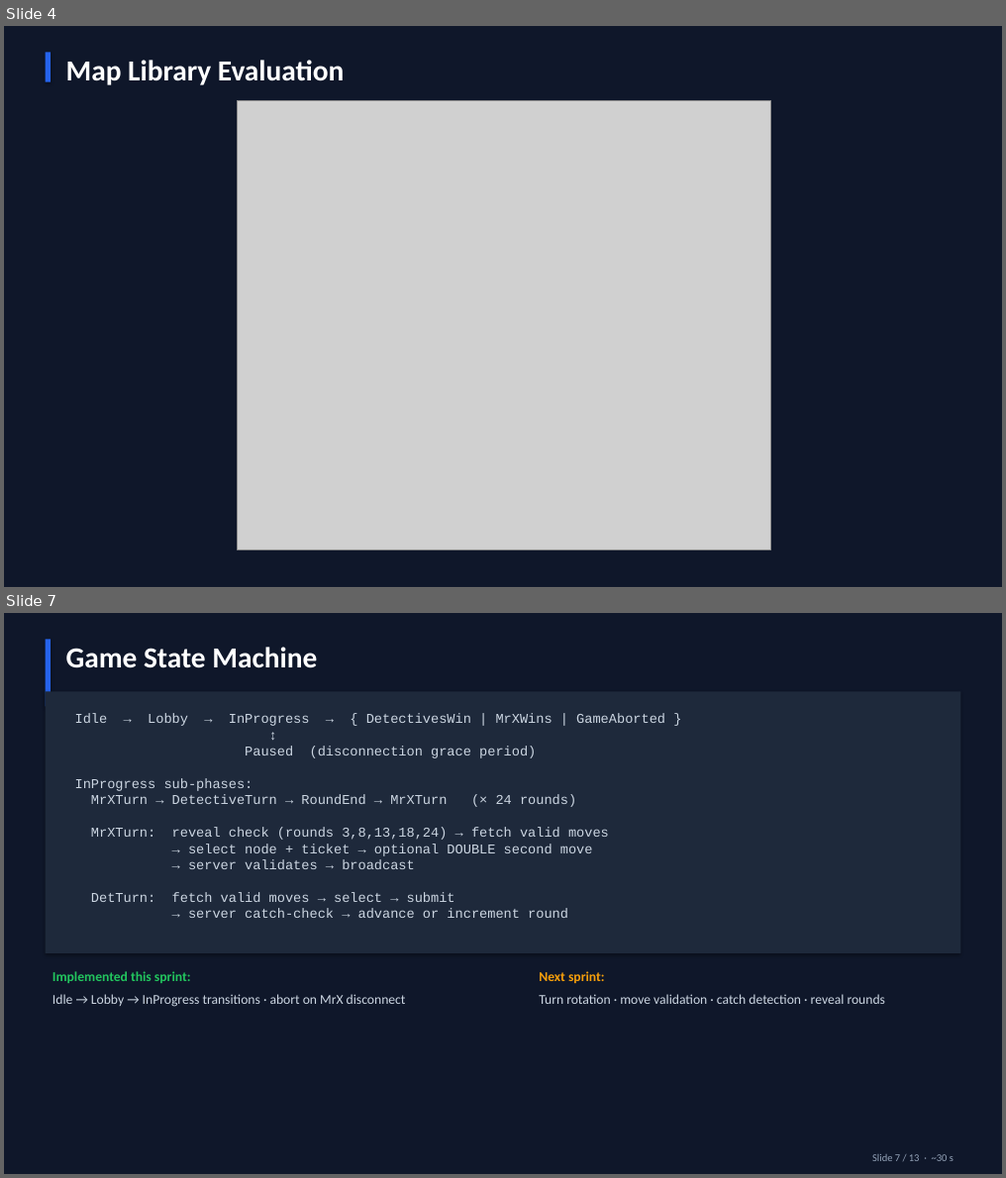
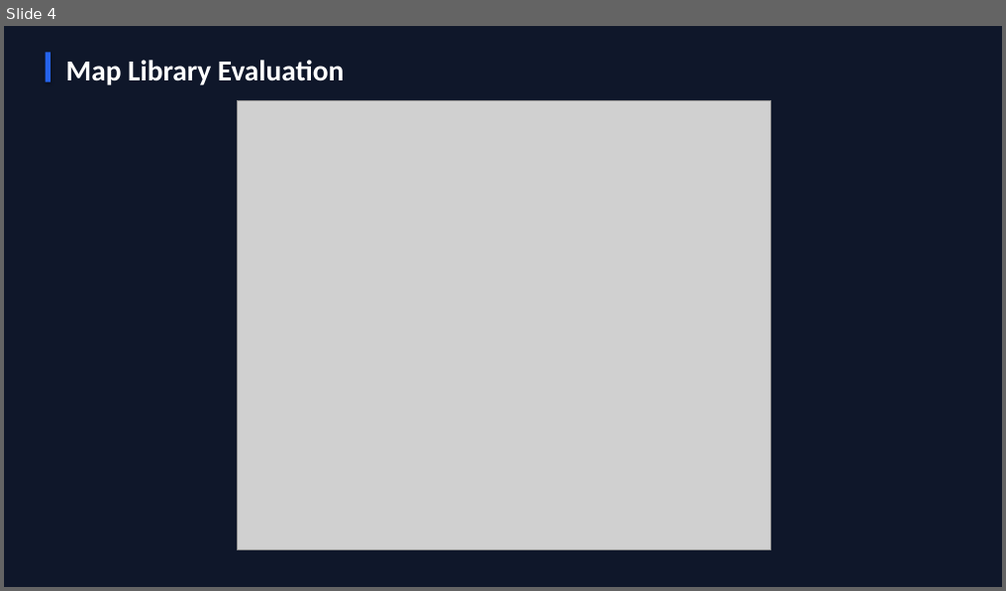
Before and after one commit to Ming-Bao/Scotland-Yard, a slide deck: documentation/presentation/presentation.pptx. Shown one above the other, each under a label of ours: slides 4 and 7 before the commit, slide 4 after it; the slides between them are not shown. The pictures are 1006x1178 and 1006x591 pixels, drawn with LibreOffice and Linux fonts; fonts in the diff are those of the drawing; grey boxes stand for pictures. Boxes give left, top, right and bottom in pixels: in the first picture for what was removed or moved away, otherwise in the second. Text is boxed around its words. In the diff, an @@ line names an element or a change of style, - is before the commit and + after.

```diff
--- a/documentation/presentation/presentation.pptx
+++ b/documentation/presentation/presentation.pptx
@@ slide 7 removed at <box>4,613,1002,1174</box>, background #0F172A @@
@@ rectangle removed at <box>46,639,51,707</box> @@
@@ text removed at <box>66,647,317,668</box> @@
-Game State Machine
@@ rectangle removed at <box>46,691,960,954</box> @@
@@ text removed at <box>75,713,665,918</box> @@
-Idle → Lobby → InProgress → { DetectivesWin | MrXWins | GameAborted }
-↕
-Paused (disconnection grace period)
-InProgress sub-phases:
-MrXTurn → DetectiveTurn → RoundEnd → MrXTurn (× 24 rounds)
-MrXTurn: reveal check (rounds 3,8,13,18,24) → fetch valid moves
-→ select node + ticket → optional DOUBLE second move
-→ server validates → broadcast
-DetTurn: fetch valid moves → select → submit
-→ server catch-check → advance or increment round
@@ text removed at <box>53,971,191,983</box> @@
-Implemented this sprint:
@@ text removed at <box>53,994,406,1007</box> @@
-Idle → Lobby → InProgress transitions · abort on MrX disconnect
@@ text removed at <box>539,971,605,983</box> @@
-Next sprint:
@@ text removed at <box>539,994,885,1004</box> @@
-Turn rotation · move validation · catch detection · reveal rounds
@@ text removed at <box>872,1155,953,1161</box> @@
-Slide 7 / 13 · ~30 s
```
Also in this commit, not shown: 6 slides changed, 3 slides added, 2 other slides removed, 1 other file.
